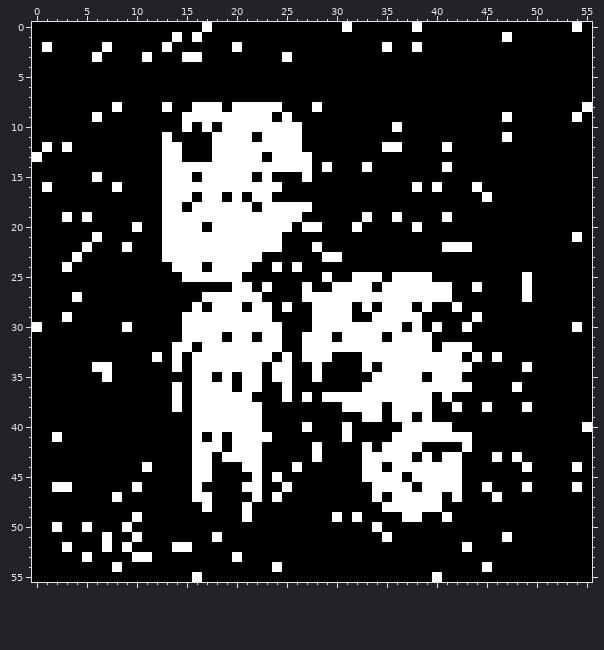
Two states of a pixel-art sprite, resources/images/zoomed_w_noise/kusozu.png. This is how it looked before the edit.
The file is 224x224 pixels, drawn in blocks of 4x4; one block is one cell here.
Now the later version:
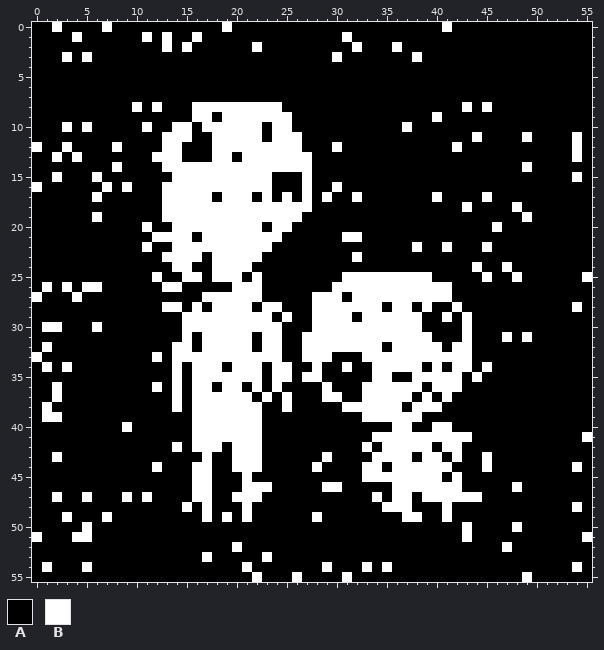
Palette (. is transparent): A #000000  B #ffffff
Diff:
Changed rows in their new state; - is an unchanged pixel.
first column x 1:
 0 -B----B---------A-B-----------A------A--B------------A
 1 ---B------B-BA----------------B---------------A-------
 2 A-----A-------B----A-B---------B--AB-A----------------
 3 --B-BA----A---AA--------A----B-------B----------------
first column x 0:
 8 --------A-B-BA-----B--------A--------------B-B---------A
 9 ------A--------A--A-----B---------------B------A------A-
10 ---B-B-----B--B---B----A--A---------AB------------------
11 --------------BB------BA--------------------B--A-B----B-
12 BA------B---------------------B----AA----AB-----------B-
13 A-B-B-------B-------A--B------------------------------B-
14 --------B--------------------A---A-------A-------B------
15 --B----------A--B-----B-------------------------------B-
16 BA-----BAB--------------A--B--B-------A-A---A-----------
17 ------B---------B-AB-BA--B-B-B--B-------B---------------
18 ---------------B------B--------------------B----B-------
19 ---A-AB--------------------------A--A----A-------B------
20 ----------AB-A---B-----A---AA---A-----A-------B---------
21 ------A-----B---A--------------BB---------------------A-
22 -----A---A-B-A----------A---A---------B---AA-B----------
23 ----A------------A-----------AA-B-----------------------
24 ---A------------A-------A-A-----------------B--B--------
25 ------------B----A----B------A-B---B---------B--BA-----B
26 -B-B-BB------BB-------BA---A------B---------A----A------
27 B--------------------------A---A-----------------A------
28 -------------BB------BA-BA------B-BA------------------B-
29 ---A---------------------B-------B-------B-BA-----------
30 ABB---B--A---------------------------B--A-------------A-
31 ----------------A--B----------B----B-------B---B-B------
32 -B--------------------A------------A----BA--------------
33 B--------------B--------BA-----------------BA-A---------
34 -B-B--AA-----------A-----------B-AB----A-A---B---A------
35 -------A------B---B-B------B--------AA-B----B-----------
36 --B---------B-----A-BA--BA---B---------A---A----A-------
37 --B--------------------B---A---AA-----A-----------------
38 -B-----------------------B---------B-A--B-A--A---A------
39 -BB--------------------------------B--BA----------------
40 ---------B-----------------A---A----B-AA---------------A
41 --A--------------B-B---A-------A--BB-------------------B
42 --------------B-------------A----------B-BBA------------
43 --B-------------A--A--------AB---A------BA---BA-A-------
44 -----------AB-------B-----A-B-------------A--B---A------
45 ---------------------BA-A------------B---A--------------
46 --AA------A------B-----B-A---BB---AA--B------A--BA----A-
47 --B--B--AB-B--------BB--A-------------A--B-BB-A---------
48 ---------------B----------------------AAAB------------B-
49 ---B---B--A------B-B--------B-A-A-----------------------
50 --A------A------------------------A--------B----B-------
51 B---BB-A--A-------A----------------A-------B---A-------B
52 ---A---A-A----AA----B----------------------A---B--------
53 -----A----AA-----B--A--B--------------------------------
54 -B---B--A------------B--A----B---B-B---------A--------B-
55 ----------------A-----B---B----B--------A--------B------
